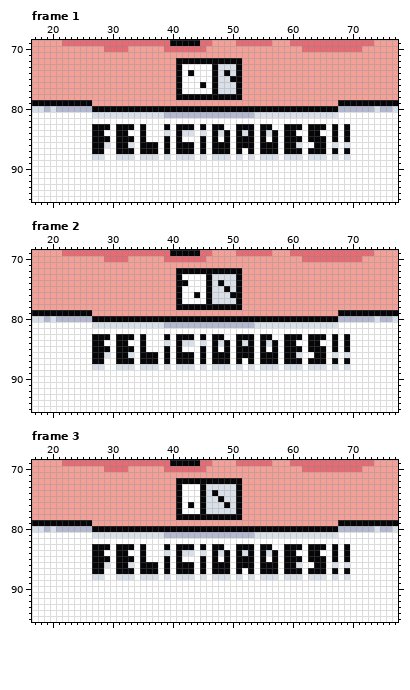
Two states of a pixel-art file, AzaGift/AzayHelen.aseprite. The first picture shows the starting point.
96x96 pixels, 24 frames. Shown: frame 1: x 17..77, y 69..95; frame 2: x 17..77, y 69..95; frame 3: x 17..77, y 69..95. The commit also changed other frames or places, which this record leaves out.
The same view after the edit:
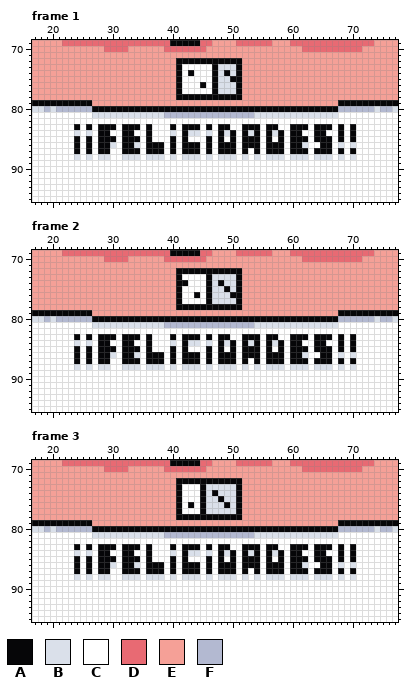
Palette (. is transparent): A #060608  B #dae0ea  C #ffffff  D #e86a73  E #f5a097  F #b3b9d1
Diff:
Changed rows in their new state; - is an unchanged pixel.
Frame 1, layer "Text":
first column x 24:
83 A-AC--AC--ACA--CAC--ACAC-A-C--AC-A-C--AC--ACACA
84 B-BC-A-C-A-CA--CBCA-BCBCABACABACABAC-A-C-A-CACA
85 A-AC--AC--ACA--CACA--CACACAC--ACACAC--AC--ACACA
86 A-AC-ABC-ABC--ACAC--ACAC--AC--AC--AC-AB-C-ACBCB
87 A-AC-A-C--AC--ACAC--ACAC--ACACAC--AC--AC--ACACA
88 B-BC-B-C--BC--BCBC--BCBC--BCBCBC--BC--BC--BCBCB
Frame 2, layer "Text": the same change as frame 1
Frame 3, layer "Text": the same change as frame 1
Pixel boxes of the changes (left, top, right, bottom) in both pictures:
changed: (74, 124, 356, 160)
changed: (74, 334, 356, 370)
changed: (74, 544, 356, 580)
